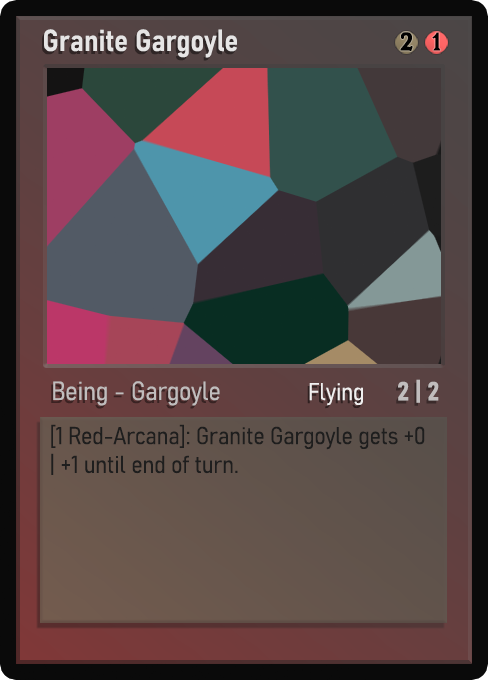
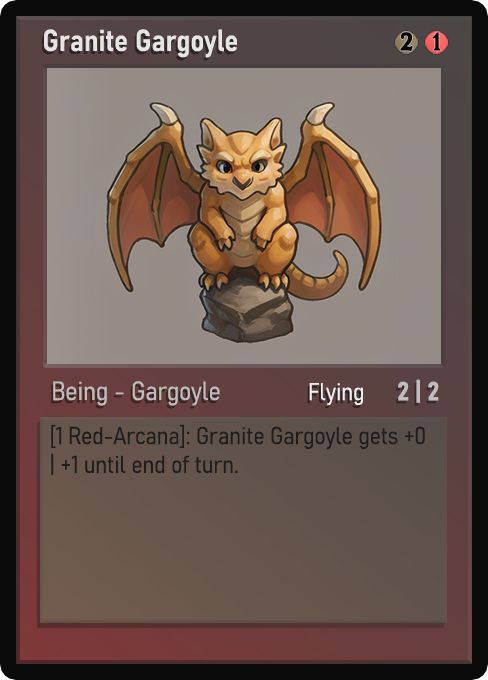
Before/after of a 488 x 680 layered artwork. What changed in the layer stack:
painted on "Name" over left=44, top=32, right=237, bottom=58
painted on "AtkDef" over left=398, top=382, right=438, bottom=390
painted on "Class" over left=53, top=381, right=220, bottom=405
painted on "Ability" over left=328, top=387, right=363, bottom=406
painted on "Desc_norm" over left=76, top=426, right=425, bottom=474
painted on "Artwork" over left=47, top=68, right=441, bottom=364
